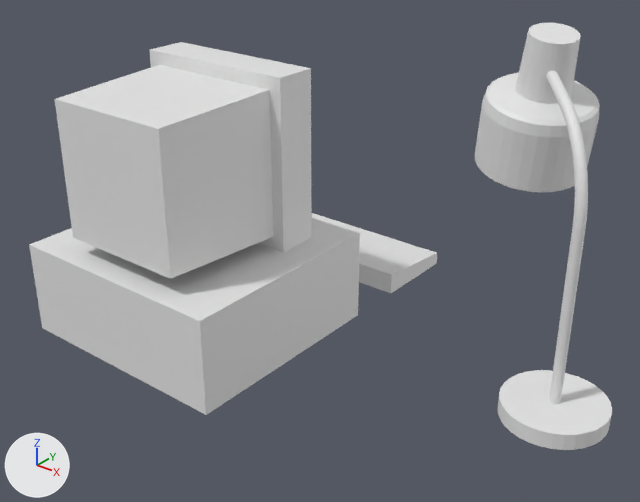
Two versions of the glTF model public/computer.glb, one commit apart.
Camera for both pictures: a 50 mm lens placed at (12.05, -12.19, 9.88), pointed at (1.89, 0.5, 2.01). The axes (+X, +Y, +Z) are drawn at lower left. The lights are the same throughout. Where no turn or scale is listed for an object, it has been applied to the vertices.

Script lines for the objects in view, before the commit:
```python
me_cube_072 = bpy.data.meshes.new('Cube.072')
me_cube_072.from_pydata(...)  # 52 vertices, 114 faces; spans x -1.8..1.8, y -1.8..1.8, z -1.8..1.8
me_cube_074 = bpy.data.meshes.new('Cube.074')
me_cube_074.from_pydata(...)  # 8 vertices, 12 faces; spans x -2.55..2.45, y 3.9..5.9, z -3.8..-3.3
me_cube_075 = bpy.data.meshes.new('Cube.075')
me_cube_075.from_pydata(...)  # 1472 vertices, 2988 faces; spans x -1.12..1.3, y -1.12..4.22, z -1.9..5.48
ob_computerscreen = bpy.data.objects.new('computerScreen', me_cube_072)
ob_computerscreen.location = (-0.45, -0.9, 3.8)
ob_keyboard = bpy.data.objects.new('keyboard', me_cube_074)
ob_keyboard.location = (-0.45, -0.9, 3.8)
ob_lamp = bpy.data.objects.new('lamp', me_cube_075)
ob_lamp.location = (7.0, 1.0, 1.7)
ob_lamp.rotation_euler = (0.0, 0.0, 0.803)  # degrees (0, 0, 46)
ob_lamp.scale = (0.899, 0.899, 0.899)
# also in view: 'computerBase' at (-0.5, -0.64, 1.0)
```
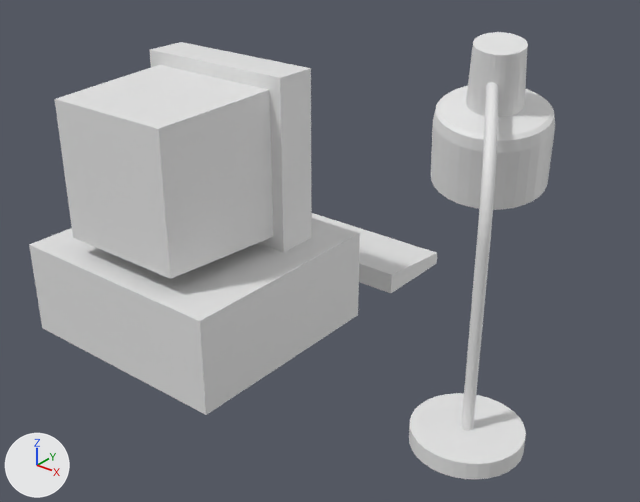
Boxes [x1, y1, x2, y2] around the edits, measured in the pictures (640 x 502 px):
```json
{"object": "lamp", "change": "moved, turned", "before": [475, 23, 612, 450], "after": [409, 32, 555, 479]}
```

Edits to the scene script, one JSON object a line:
```json
{"op": "set", "path": "ob_lamp.location", "old": "(7.0, 1.0, 1.7)", "new": "(6.14, -0.68, 1.7)"}
{"op": "set", "path": "ob_lamp.rotation_euler", "old": "(0.0, 0.0, 0.803)", "new": "(0.0, 0.0, 0.518)", "note": "degrees (0, 0, 46) -> degrees (0, 0, 30)"}
```
